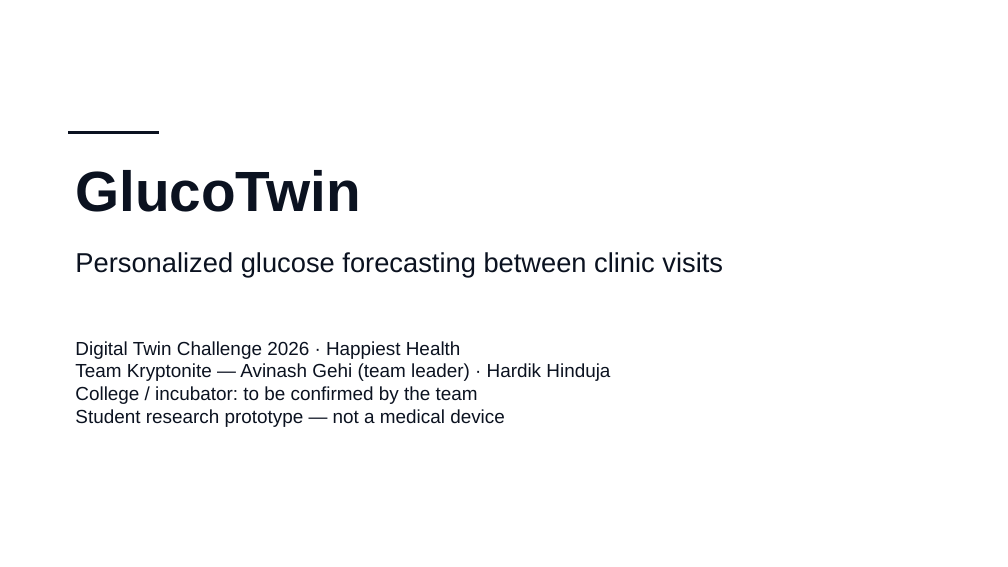
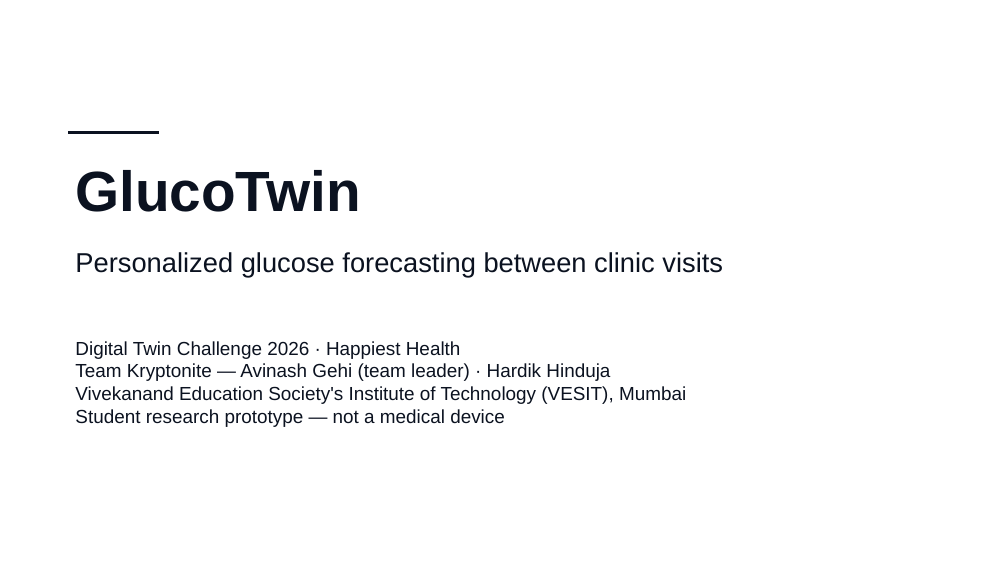
Before and after one commit to Avi36005/DigitalTwin-Challenge-Kryptonite, a slide deck: slide 1 of docs/submission/GlucoTwin_Presentation.pptx. Drawn at 1008x567 pixels with LibreOffice and Linux fonts; fonts in the diff are those of the drawing. Boxes give left, top, right and bottom in pixels: in the first picture for what was removed or moved away, otherwise in the second. Text is boxed around its words. In the diff, an @@ line names an element or a change of style, - is before the commit and + after.

Commit message:
docs: add the team's college (VESIT, Mumbai) to the README, team details, checklist and slides
College supplied by the team on 17 Oct 2026 (D-041); slides rebuilt from configs/submission.yaml. Proposed folder name Kryptonite_VESIT recorded in the checklist.

```diff
--- a/docs/submission/GlucoTwin_Presentation.pptx
+++ b/docs/submission/GlucoTwin_Presentation.pptx
@@ text at (75,386,686,404): text changed @@
-College / incubator: to be confirmed by the team
+Vivekanand Education Society's Institute of Technology (VESIT), Mumbai
```
Also in this commit, not shown: 1 other slide changed, 8 other files.
